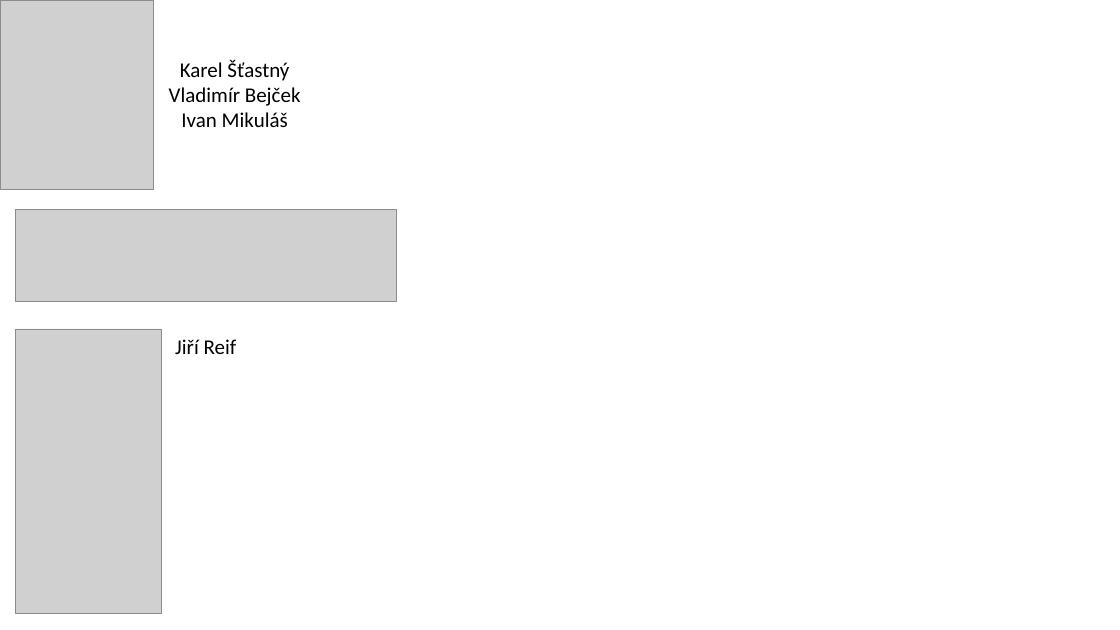
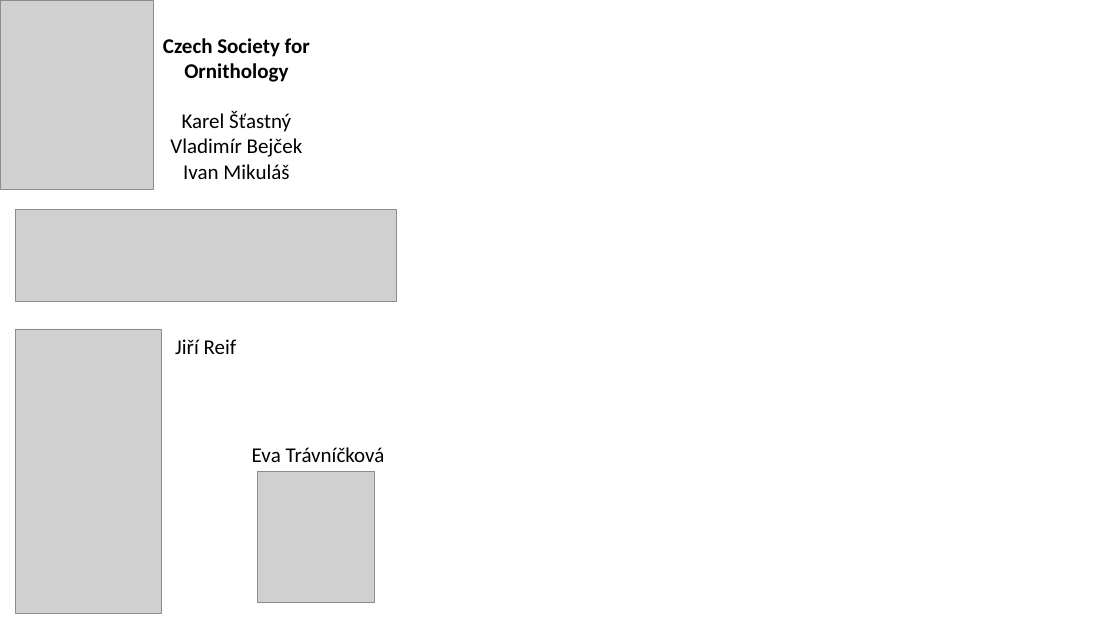
Before and after one commit to FrsLry/IBS_conf, a slide deck: slide 1 of images/acknowledgments.pptm. Drawn at 1120x630 pixels with LibreOffice and Linux fonts; fonts in the diff are those of the drawing; grey boxes stand for pictures. Boxes give left, top, right and bottom in pixels: in the first picture for what was removed or moved away, otherwise in the second. Text is boxed around its words. In the diff, an @@ line names an element or a change of style, - is before the commit and + after.

Commit message:
:bird:

```diff
--- a/images/acknowledgments.pptm
+++ b/images/acknowledgments.pptm
@@ text "Czech Society for Ornithology": place and size @@
-text "Czech Society for Ornithology" at (169, 60, 301, 127)
+text "Czech Society for Ornithology" at (163, 38, 310, 179)
@@ text at (163, 38, 310, 82): paragraph added @@
+Czech Society for Ornithology
@@ text added at (252, 447, 385, 462), 18 pt, text #000000 @@
+Eva Trávníčková
@@ picture added at (258, 471, 375, 602) @@
```
